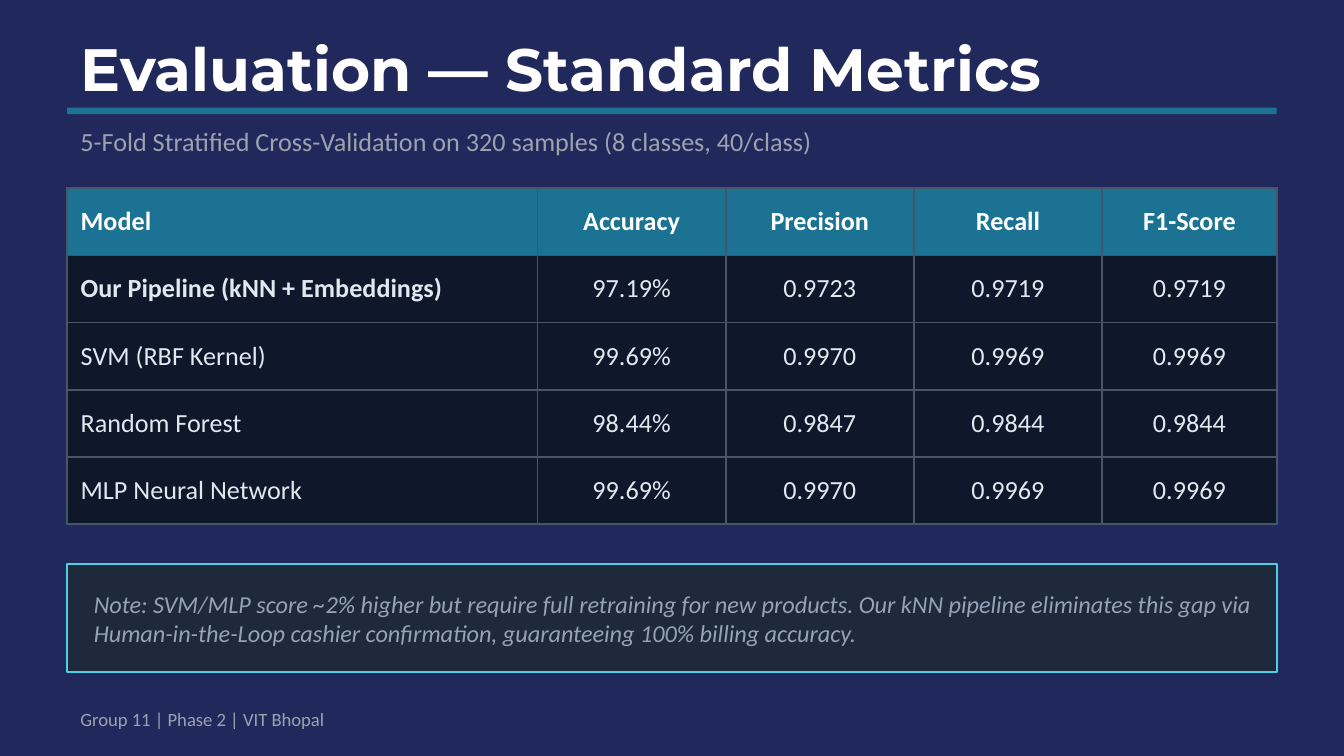
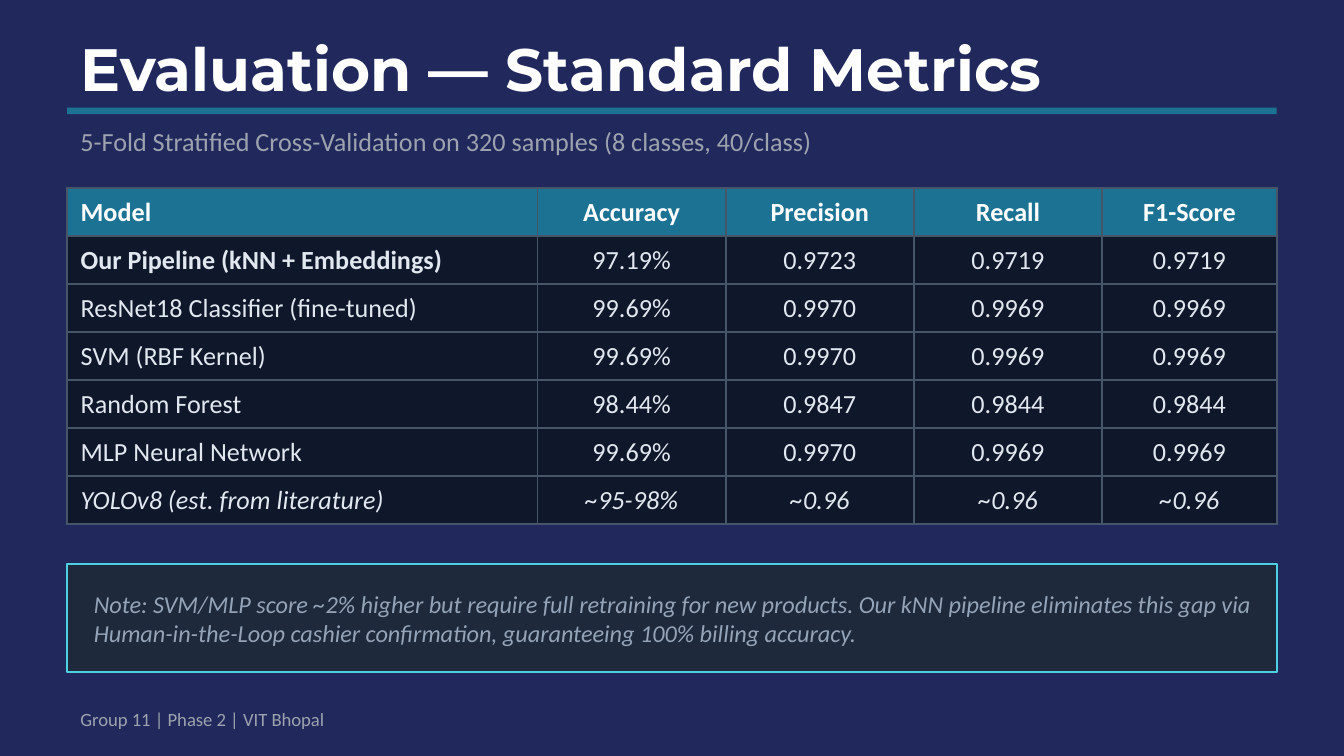
Before and after one commit to AdityaRaj717/Automated-Retail-Checkout, a slide deck: slide 13 of arc-project/Retail_Checkout_Phase2_Presentation.pptx. Drawn at 1344x756 pixels with LibreOffice and Linux fonts; fonts in the diff are those of the drawing. Boxes give left, top, right and bottom in pixels: in the first picture for what was removed or moved away, otherwise in the second. Text is boxed around its words. In the diff, an @@ line names an element or a change of style, - is before the commit and + after.

Commit message:
feat: add ResNet18 & YOLO comparisons to evaluation + PPT
Extended evaluation results:
- ResNet18 Classifier: 99.69% acc but 6.1s retrain time
- YOLOv8: ~95-98% (est.), ~5 min retrain
- Our kNN: 97.19% acc, 0.48ms retrain (12,760x faster than ResNet)

PPT now includes 6-model comparison in metrics slides

```diff
--- a/arc-project/Retail_Checkout_Phase2_Presentation.pptx
+++ b/arc-project/Retail_Checkout_Phase2_Presentation.pptx
@@ table at (x1=67, y1=188, x2=1277, y2=524) @@
+row 3: ResNet18 Classifier (fine-tuned) | 99.69% | 0.9970 | 0.9969 | 0.9969
+row 7: YOLOv8 (est. from literature) | ~95-98% | ~0.96 | ~0.96 | ~0.96
```
Also in this commit, not shown: 1 other slide changed, 3 other files.
